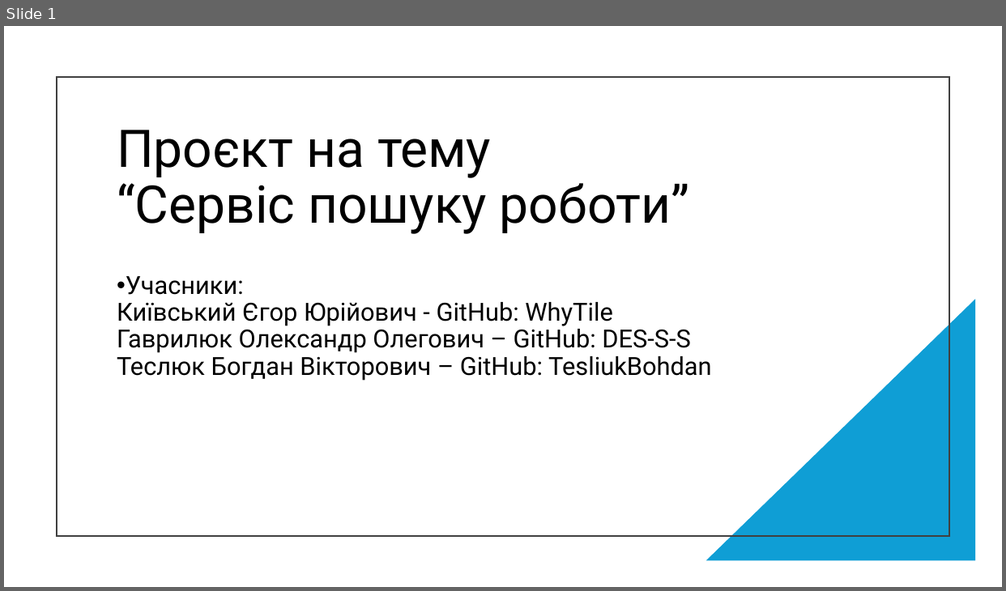
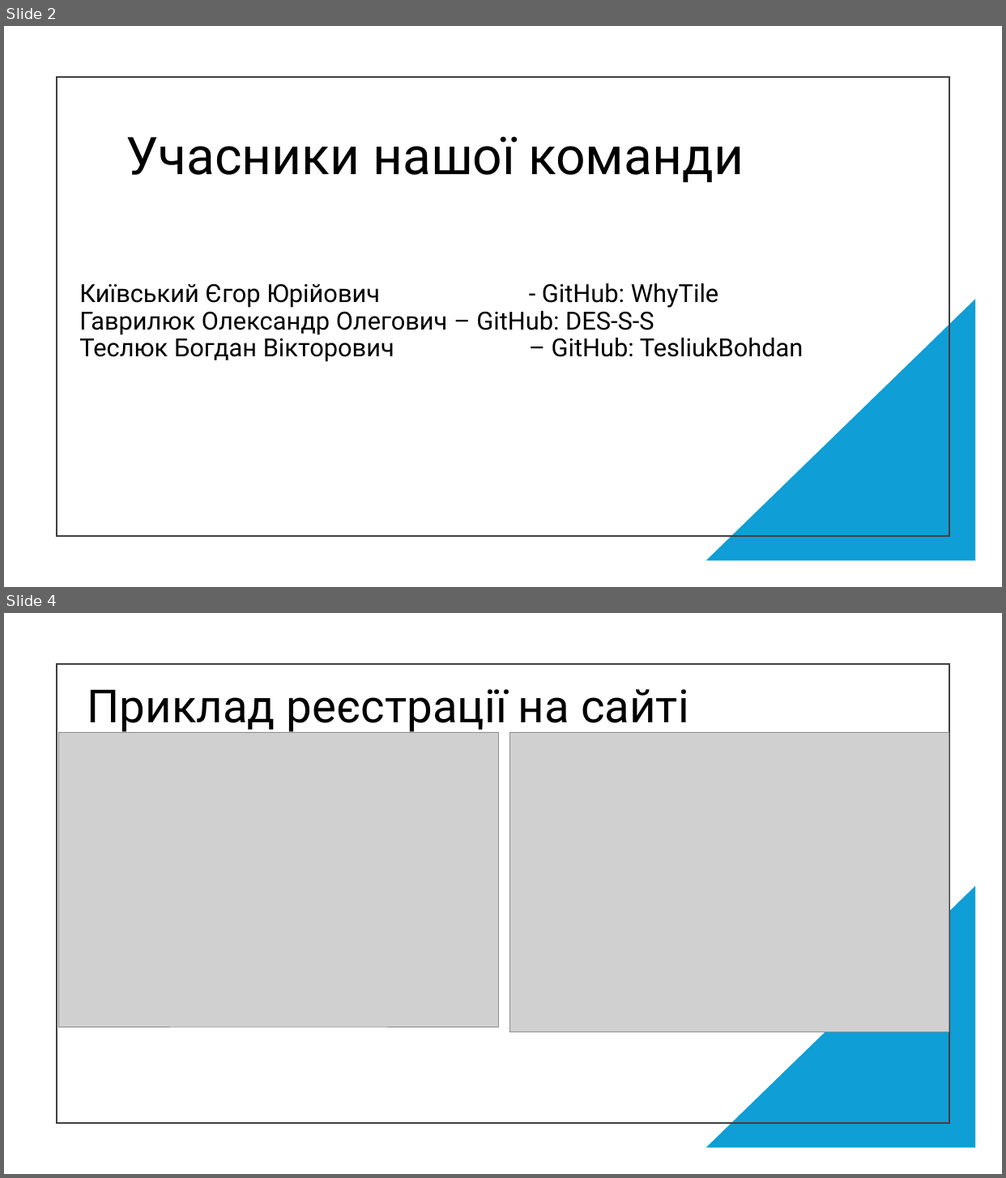
Before and after one commit to WhyTile/Unik-practice, a slide deck: Презентація.pptx. Shown one above the other, each under a label of ours: slide 1 before the commit, slides 2 and 4 after it; the slides between them are not shown. The pictures are 1006x591 and 1006x1178 pixels, drawn with LibreOffice and Linux fonts; fonts in the diff are those of the drawing; grey boxes stand for pictures. Boxes give left, top, right and bottom in pixels: in the first picture for what was removed or moved away, otherwise in the second. Text is boxed around its words. In the diff, an @@ line names an element or a change of style, - is before the commit and + after.

```diff
--- a/Презентація.pptx
+++ b/Презентація.pptx
@@ slide 4 added at box(4, 613, 1002, 1174), background #FFFFFF @@
@@ rectangle added at box(57, 664, 949, 1122), outline #404040 1.5 pt @@
@@ title added at box(87, 689, 689, 733), 44 pt, text #000000 @@
+Приклад реєстрації на сайті
@@ picture added at box(58, 732, 500, 1027) @@
@@ picture added at box(510, 732, 949, 1033) @@
@@ right triangle added at box(706, 886, 976, 1148), fill #0F9ED5 @@
@@ what was slide 1 is now slide 2 @@
@@ slide 2 changed as well @@
@@ title at box(126, 136, 744, 182): text changed @@
-Проєкт на тему
-“Сервіс пошуку роботи”
+Учасники нашої команди
@@ subtitle at box(79, 284, 803, 362): text changed @@
-• Учасники:
-  Київський Єгор Юрійович - GitHub: WhyTile
-  Гаврилюк Олександр Олегович – GitHub: DES-S-S
-  Теслюк Богдан Вікторович – GitHub: TesliukBohdan
+Київський Єгор Юрійович - GitHub: WhyTile
+Гаврилюк Олександр Олегович – GitHub: DES-S-S
+Теслюк Богдан Вікторович – GitHub: TesliukBohdan
```
Also in this commit, not shown: 7 other slides changed, 5 other slides added, 1 slide removed.
